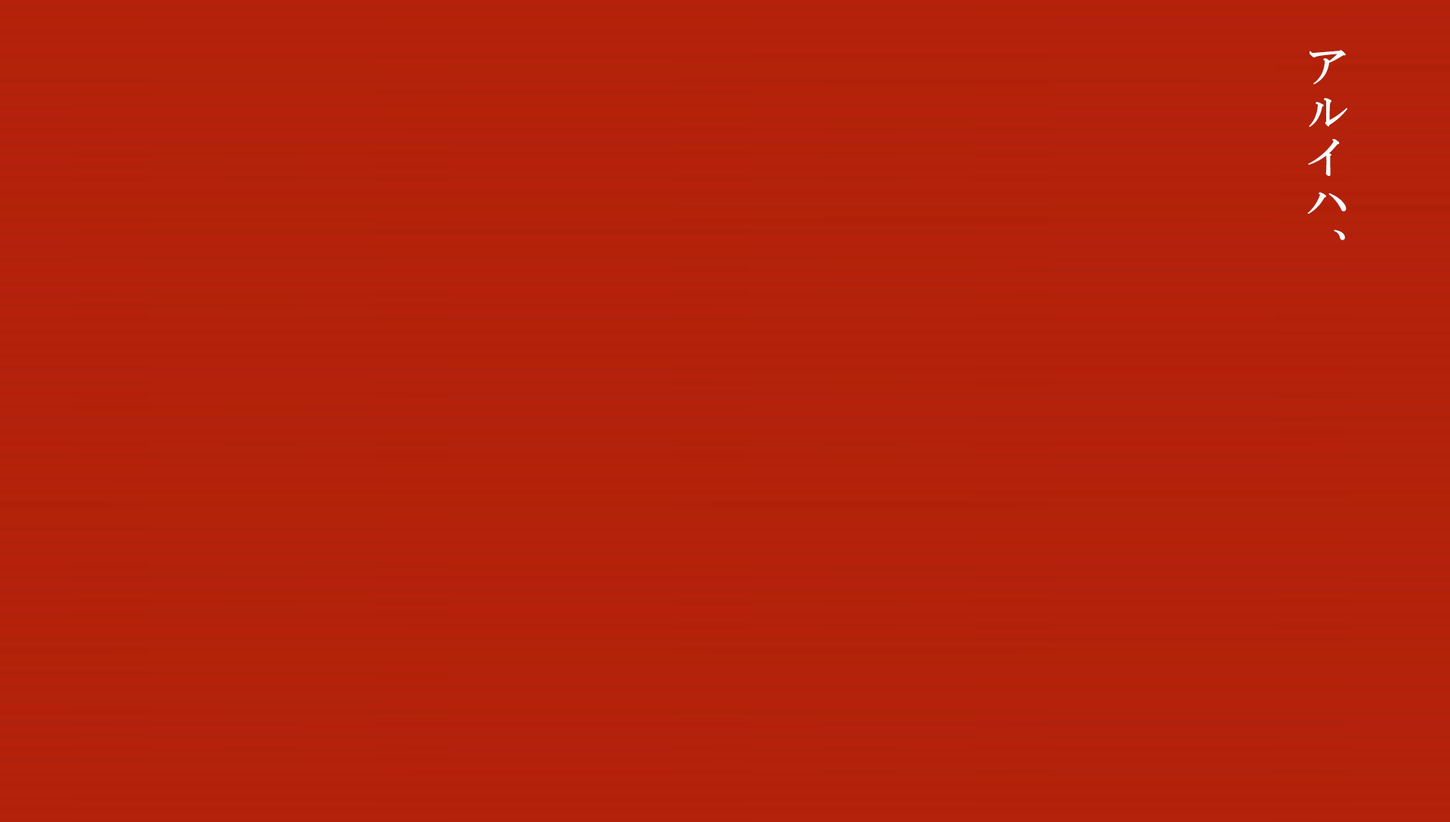
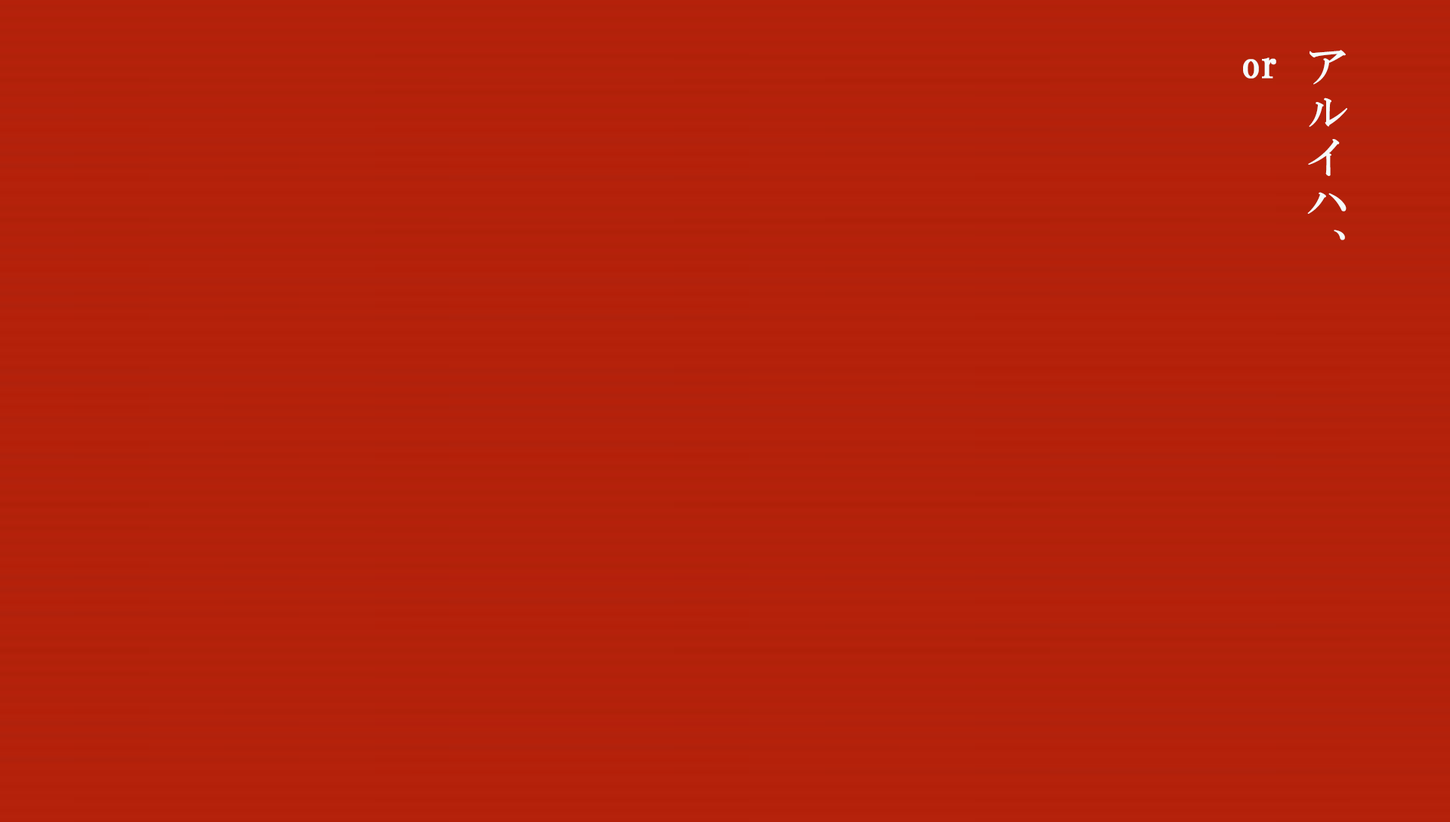
Layered file, before and after one edit (w=1450, h=822). Changes by layer:
added layer "or" above "アルイハ、" over <box>1243,57,1277,79</box>
